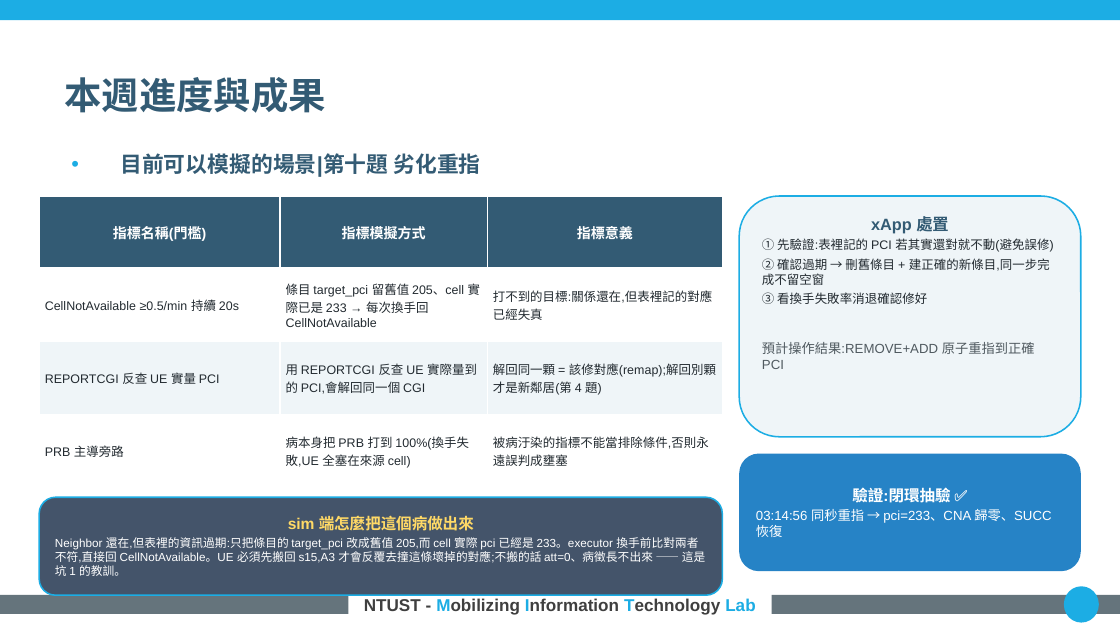
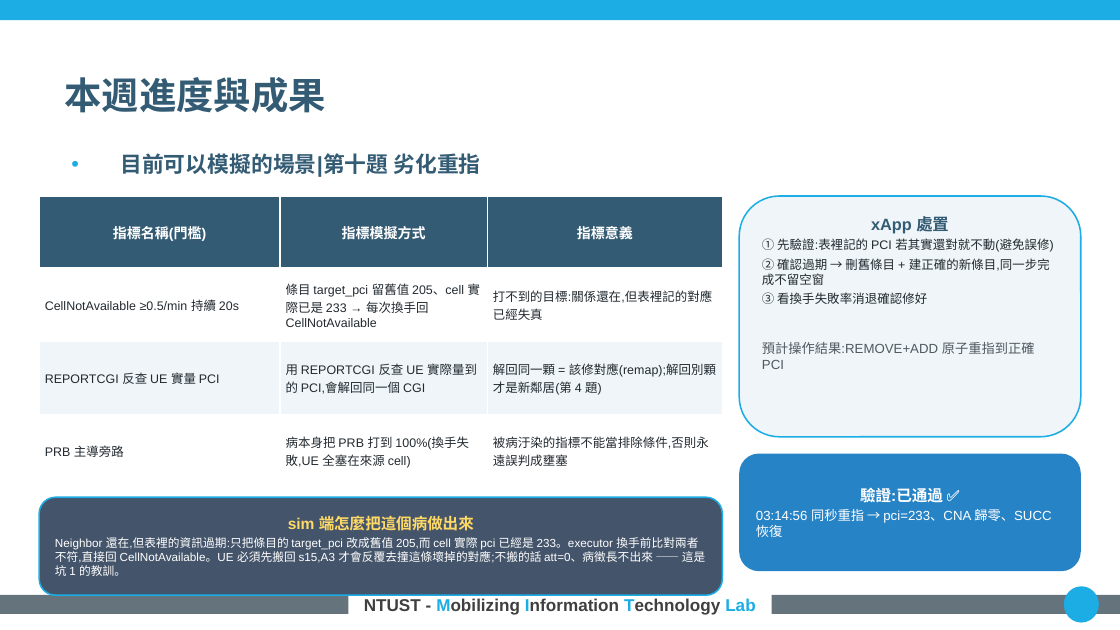
Before and after one commit to kimOuO/RAN-sim-OAI, a slide deck: slide 13 of docs/report/8_27_進度報告_v10十二題.pptx. Drawn at 1120x630 pixels with LibreOffice and Linux fonts; fonts in the diff are those of the drawing; background and template pictures are left out. Boxes give left, top, right and bottom in pixels: in the first picture for what was removed or moved away, otherwise in the second. Text is boxed around its words. In the diff, an @@ line names an element or a change of style, - is before the commit and + after.

```diff
--- a/docs/report/8_27_進度報告_v10十二題.pptx
+++ b/docs/report/8_27_進度報告_v10十二題.pptx
@@ text in rounded rectangle at bbox=[860, 487, 943, 503]: text changed @@
-驗證:閉環抽驗 ✅
+驗證:已通過 ✅
```
Also in this commit, not shown: 12 other slides changed.
